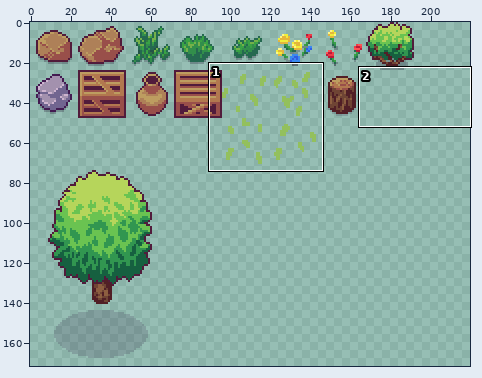
Edited in one commit: sprite sheet (arts/Decoration.png). The first picture is a wide view before the edit; the outline marks the close-up.
Close-up. As it was:
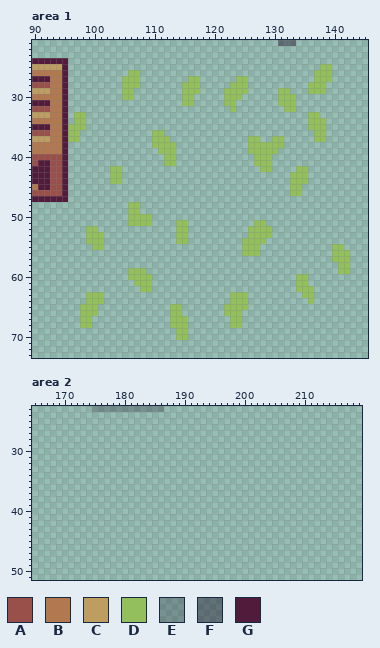
The file is 256x256 pixels. Shown: area 1: x 90..145, y 21..73; area 2: x 165..219, y 23..51. The wide view leaves out empty margins. The commit also changed other parts of the picture, which this record leaves out.
Palette (. is transparent): A #994f4a  B #b2784f  C #bd9d60  D #93c05d  E #20142d43  F #20142d74  G #511b3b
Pixels before, area 1 (only the part around the change), first column x 90:
21 .........................................FFF............
22 ........................................................
23 ........................................................
24 GGGGGG..................................................
25 CCCCCG..........................................DD......
26 BBBBBG..........DD.............................DDD......
27 GGGBBG.........DDD........DD......DD...........DDD......
28 AAABBG.........DDD.......DDD.....DDD..........DDD.......
29 CCCBBG.........DD........DDD....DDDD.....DD...DDD.......
30 BBBBBG.........DD........DD.....DDD......DDD............
31 GGGBBG...................DD.....DD.......DDD............
32 AAABBG...........................D........DD............
33 CCCBBG.DD.....................................DD........
34 BBBBBG.DD.....................................DDD.......
35 GGGBBGDDD.....................................DDD.......
36 AAABBGDD............DD.........................DD.......
37 CCCBBGDD............DDD.............DD..DD.....DD.......
38 BBBBBG..............DDDD............DDDDDD..............
39 BBBBBG...............DDD............DDDDD...............
40 AAAAAG................DD.............DDD................
41 AGGAAG................DD.............DDD................
42 GGGAAG.......DD.......................DD....DD..........
43 GGGAAG.......DD............................DDD..........
44 GGGAAG.......DD............................DDD..........
45 BGGAAG.....................................DD...........
46 AAAAAG.....................................DD...........
47 GGGGGG..................................................
48 ................DD......................................
49 ................DD......................................
50 ................DDDD....................................
51 ................DDDD....DD...........DD.................
52 .........DD.............DD..........DDDD................
53 .........DDD............DD..........DDDD................
54 .........DDD............DD.........DDDD.................
55 ..........DD.......................DDD............DD....
56 ...................................DDD............DDD...
57 ..................................................DDD...
58 ...................................................DD...
59 ................DDD................................DD...
60 ................DDDD........................DD..........
61 .................DDD........................DD..........
62 ..................DD........................DDD.........
63 .........DDD.....................DDD.........DD.........
64 .........DDD.....................DDD..........D.........
65 ........DDD............DD.......DDDD....................
66 ........DDD............DD.......DDD.....................
67 ........DD.............DDD.......DD.....................
68 ........DD.............DDD.......DD.....................
69 ........................DD..............................
70 ........................DD..............................
71 ........................................................
72 ........................................................
73 ........................................................
Pixels before, area 2, first column x 175:
23 EEEEEEEEEEEE
New version:
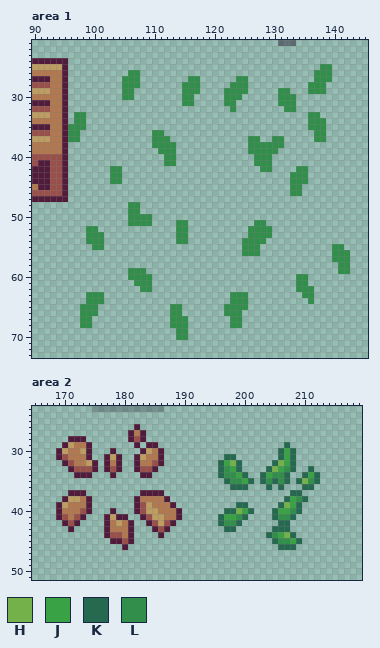
Colours new in this view: H #75b14a  J #39a245  K #256950  L #328e4b
Diff:
Changed rows in their new state; - is an unchanged pixel.
Area 1:
first column x 96:
25 ------------------------------------------LL---
26 ----------LL-----------------------------LLL---
27 ---------LLL--------LL------LL-----------LLL---
28 ---------LLL-------LLL-----LLL----------LLL----
29 ---------LL--------LLL----LLLL-----LL---LLL----
30 ---------LL--------LL-----LLL------LLL---------
31 -------------------LL-----LL-------LLL---------
32 ---------------------------L--------LL---------
33 -LL-------------------------------------LL-----
34 -LL-------------------------------------LLL----
35 LLL-------------------------------------LLL----
36 LL------------LL-------------------------LL----
37 LL------------LLL-------------LL--LL-----LL----
38 --------------LLLL------------LLLLLL-----------
39 ---------------LLL------------LLLLL------------
40 ----------------LL-------------LLL-------------
41 ----------------LL-------------LLL-------------
42 -------LL-----------------------LL----LL-------
43 -------LL----------------------------LLL-------
44 -------LL----------------------------LLL-------
45 -------------------------------------LL--------
46 -------------------------------------LL--------
48 ----------LL-----------------------------------
49 ----------LL-----------------------------------
50 ----------LLLL---------------------------------
51 ----------LLLL----LL-----------LL--------------
52 ---LL-------------LL----------LLLL-------------
53 ---LLL------------LL----------LLLL-------------
54 ---LLL------------LL---------LLLL--------------
55 ----LL-----------------------LLL------------LL-
56 -----------------------------LLL------------LLL
57 --------------------------------------------LLL
58 ---------------------------------------------LL
59 ----------LLL--------------------------------LL
60 ----------LLLL------------------------LL-------
61 -----------LLL------------------------LL-------
62 ------------LL------------------------LLL------
63 ---LLL---------------------LLL---------LL------
64 ---LLL---------------------LLL----------L------
65 --LLL------------LL-------LLLL-----------------
66 --LLL------------LL-------LLL------------------
67 --LL-------------LLL-------LL------------------
68 --LL-------------LLL-------LL------------------
69 ------------------LL---------------------------
70 ------------------LL---------------------------
Area 2:
first column x 169:
26 -------------G------------------------------
27 ------------GBG-----------------------------
28 --GGG-------GAG-----------------------------
29 -GCBBG-------G-GG---------------------K-----
30 GCBBCG---G----GCBG-------------------KJK----
31 GABBBG--GCG--GCBBG----------KK-------KJK----
32 -GABBCG-GBG--GBBAG---------KJHK-----KHJK----
33 --GAAAG-GAG--GAAG----------KLJK----KHJLK--K-
34 ---GGG---G----GG-----------KLLJK--KJLLK--KJK
35 ----------------------------KLLJK-KLKLK-KHLK
36 -----------------------------KKK---K-K---KK-
37 --GGG---------GGGG---------------------KK---
38 -GCCBG-------GBBBBG-------------------KJLK--
39 GCBBBG-------GACBBBG----------KK-----KHJK---
40 GBBBAG---G---GACCBBBG-------KKHJK---KJJLK---
41 GABAG---GCGG--GACCBBG------KJJLK----KLLK----
42 -GAG----GBCBG--GACAG-------KLLK------KK-----
43 --G-----GBBBG---GAG---------KK------KKK-----
44 --------GAABG----G-----------------KLJHK----
45 ---------GGAG-----------------------KLLJK---
46 -----------G-------------------------KKK----
